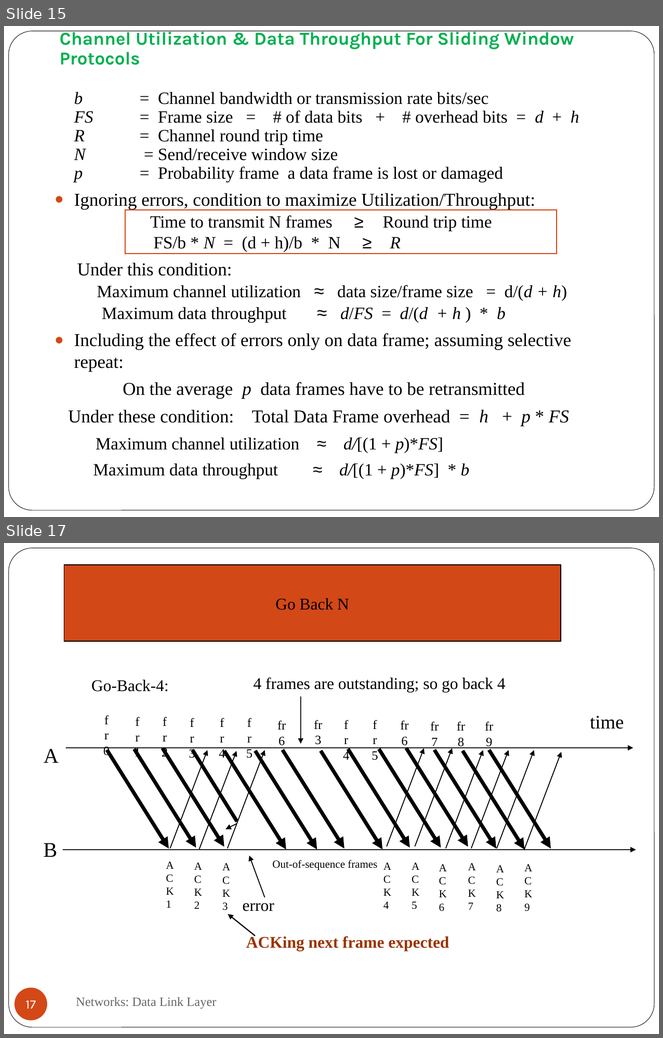
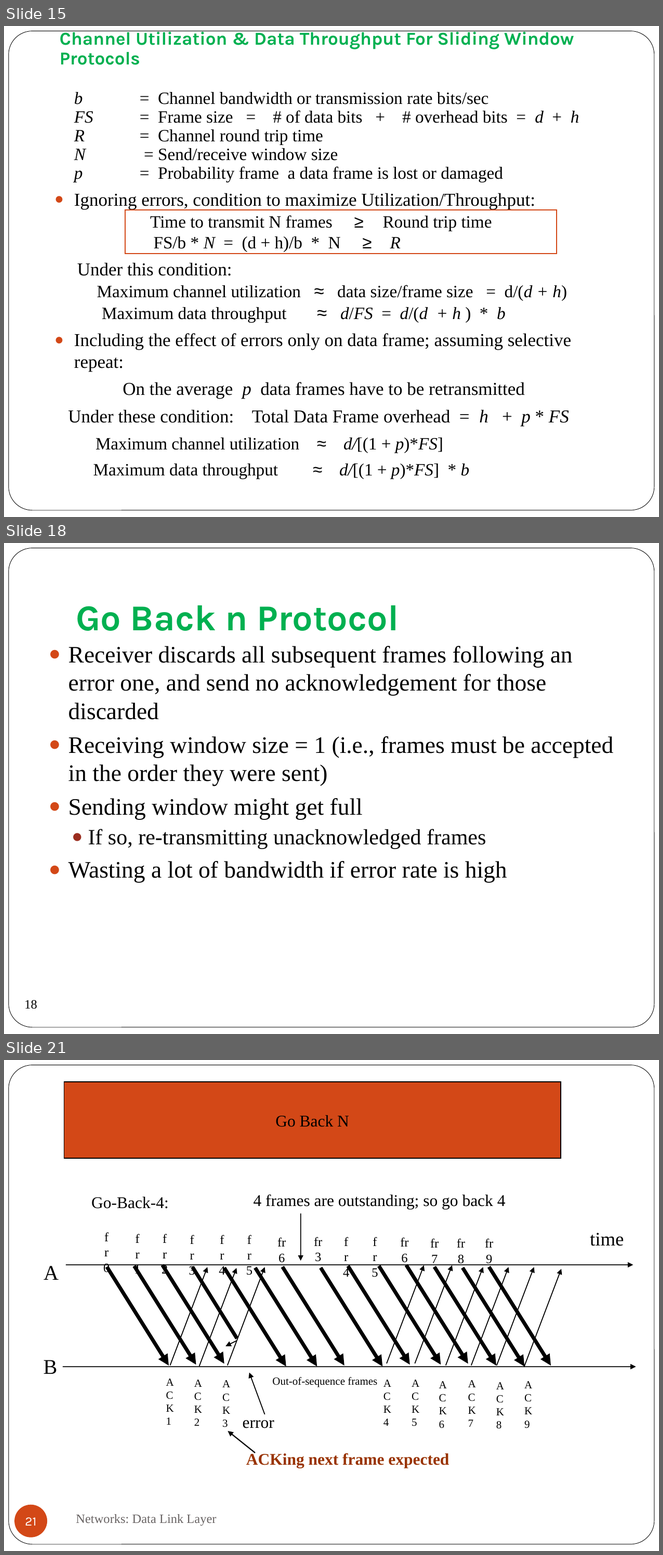
Before and after one commit to rameshragala/SWE2002-Computer-Networks, a slide deck: Theory/sliding window protocols.pptx. Shown one above the other, each under a label of ours: slides 15 and 17 before the commit, slides 15, 18 and 21 after it; the slides between them are not shown. The pictures are 663x1038 and 663x1555 pixels, drawn with LibreOffice and Linux fonts; fonts in the diff are those of the drawing. Boxes give left, top, right and bottom in pixels: in the first picture for what was removed or moved away, otherwise in the second. Text is boxed around its words. In the diff, an @@ line names an element or a change of style, - is before the commit and + after.

```diff
--- a/Theory/sliding window protocols.pptx
+++ b/Theory/sliding window protocols.pptx
@@ slide 18 added at [4, 543, 659, 1034], background #FFFFFF; not listed: 1 template element that a slide beside it also shows @@
@@ title added at [76, 605, 399, 631], 40 pt, text #00B050, bold @@
+Go Back n Protocol
@@ text added at [68, 646, 613, 883], 26 pt, text #000000 @@
+● Receiver discards all subsequent frames following an error one, and send no acknowledgement for those discarded
+● Receiving window size = 1 (i.e., frames must be accepted in the order they were sent)
+● Sending window might get full
+  ● If so, re-transmitting unacknowledged frames
+● Wasting a lot of bandwidth if error rate is high
@@ page number added at [14, 988, 47, 1021], 14 pt, text #000000 @@
+18
@@ what was slide 17 is now slide 21 @@
@@ page number at [25, 1518, 36, 1526]: text changed @@
-17
+21
```
Also in this commit, not shown: 2 slides changed, 3 other slides added, 13 other files.
